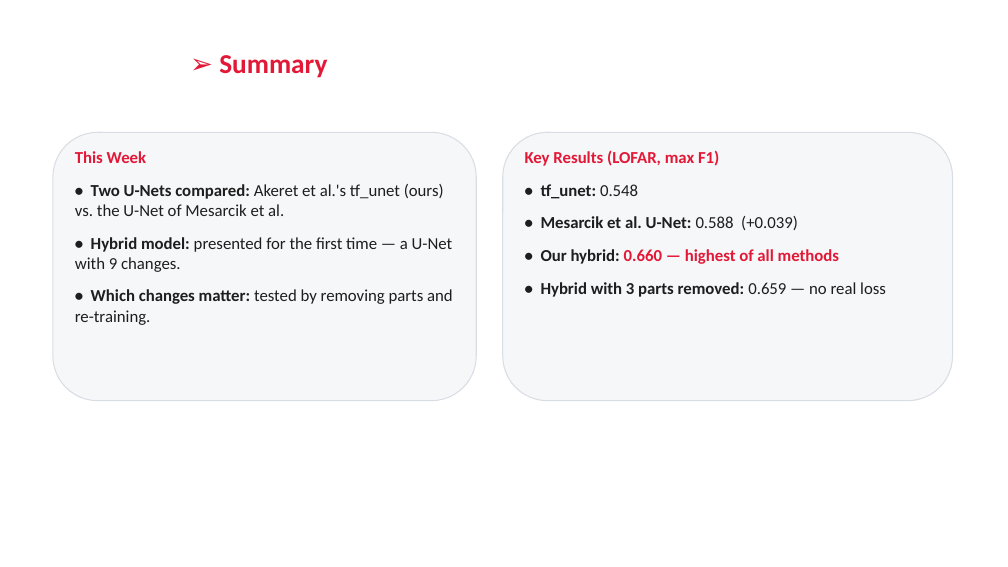
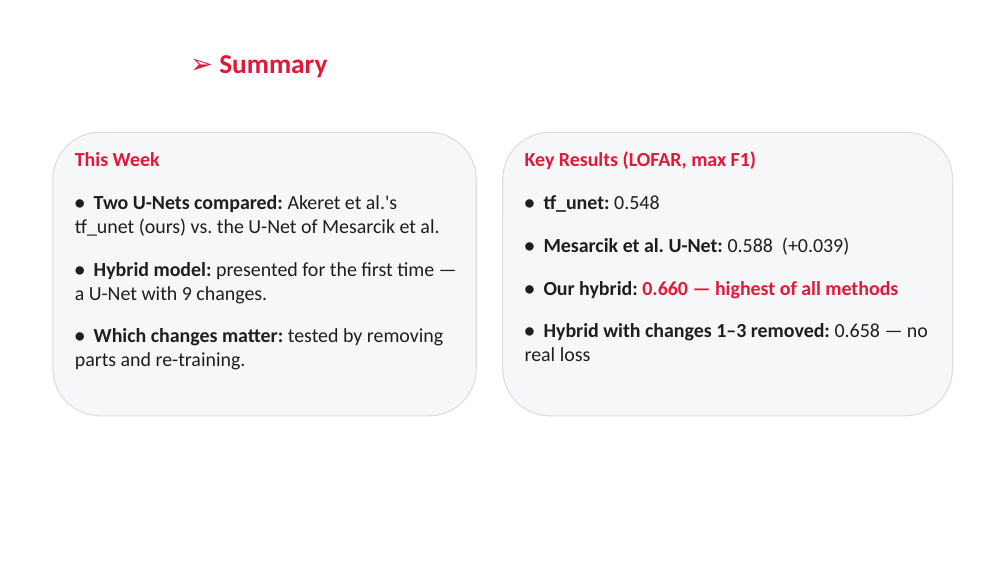
Before and after one commit to RonakSinghRaina/MP, a slide deck: slide 2 of Weekly_Report_Hybrid_DiL_Lab.pptx. Drawn at 1008x567 pixels with LibreOffice and Linux fonts; fonts in the diff are those of the drawing; background and template pictures are left out. Boxes give left, top, right and bottom in pixels: in the first picture for what was removed or moved away, otherwise in the second. Text is boxed around its words. In the diff, an @@ line names an element or a change of style, - is before the commit and + after.

```diff
--- a/Weekly_Report_Hybrid_DiL_Lab.pptx
+++ b/Weekly_Report_Hybrid_DiL_Lab.pptx
@@ rounded rectangle: place and size @@
-rounded rectangle at (53,132,476,401)
+rounded rectangle at (53,132,476,416)
@@ text "This Week" at (75,152,443,370): size 16 to 19 pt; more space between paragraphs @@
@@ rounded rectangle: place and size @@
-rounded rectangle at (503,132,953,401)
+rounded rectangle at (503,132,953,416)
@@ text at (525,151,898,299): size 16 to 19 pt in "Key Results (LOFAR, max F1)", "• tf_unet: 0.548", "• Mesarcik et al. U-Net: 0.588 (+0.039)", "• Our hybrid: 0.660 — highest of ..."; more space between paragraphs @@
@@ text at (525,323,928,361): text changed; size 16 to 19 pt @@
-• Hybrid with 3 parts removed: 0.659 — no real loss
+• Hybrid with changes 1–3 removed: 0.658 — no real loss
```
Also in this commit, not shown: 5 other slides changed, 3 slides added, 1 slide removed, 2 other files.
